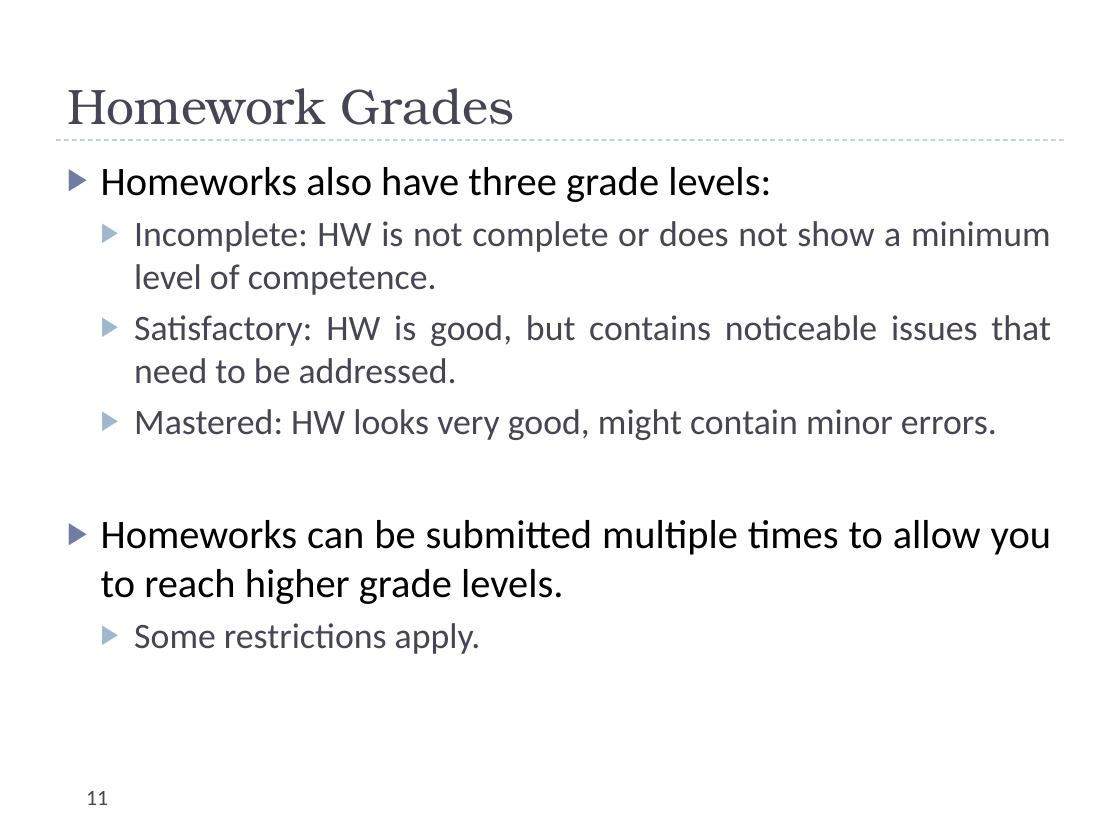
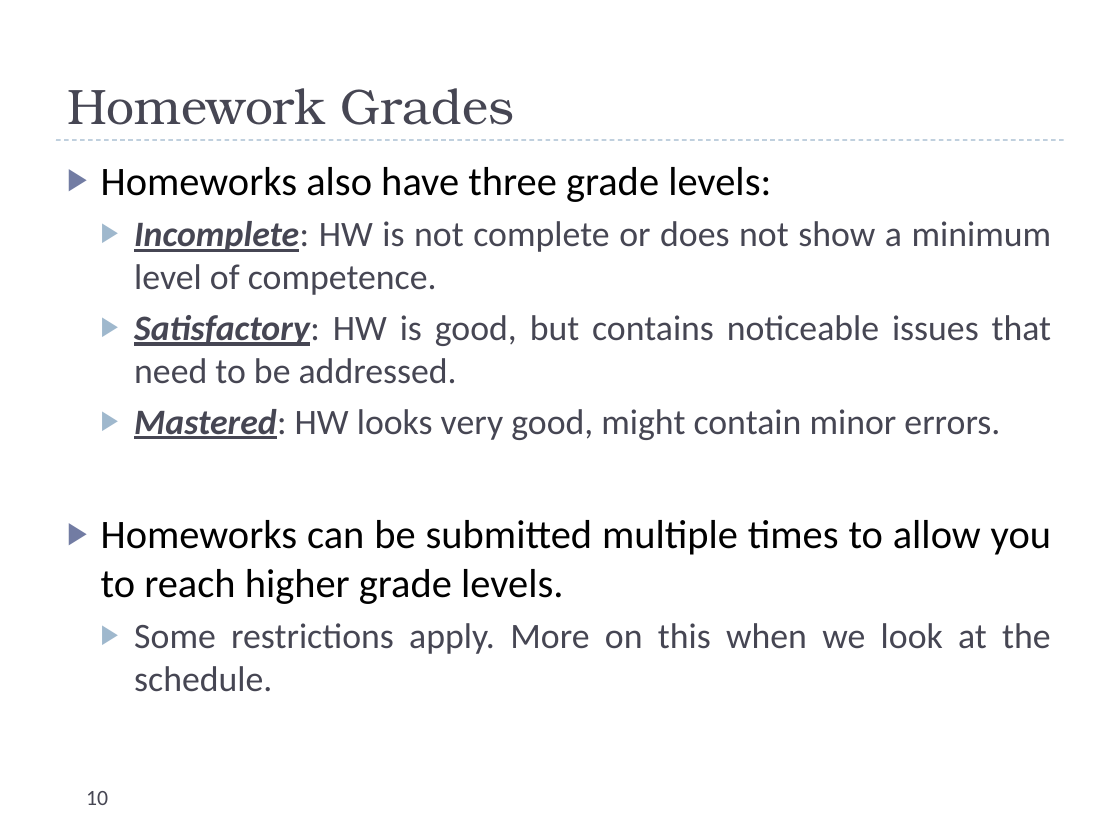
Before and after one commit to uva-cs/cs4102-f21, a slide deck: slide 10 of slides/courseintroduction.pptx (slide 11 before the commit). Drawn at 1120x840 pixels with LibreOffice and Linux fonts; fonts in the diff are those of the drawing. Boxes give left, top, right and bottom in pixels: in the first picture for what was removed or moved away, otherwise in the second. Text is boxed around its words. In the diff, an @@ line names an element or a change of style, - is before the commit and + after.

```diff
--- a/slides/courseintroduction.pptx
+++ b/slides/courseintroduction.pptx
@@ text at [134, 221, 1052, 440]: bold on, italic on, underline on in "Incomplete:", "Satisfactory:", "Mastered:" @@
@@ text at [134, 623, 1051, 692]: text changed @@
-  ▶ Some restrictions apply.
+  ▶ Some restrictions apply. More on this when we look at the schedule.
@@ page number at [86, 791, 108, 805]: text changed @@
-11
+10
```
Also in this commit, not shown: 3 other slides changed, 1 slide removed, 5 other files.
